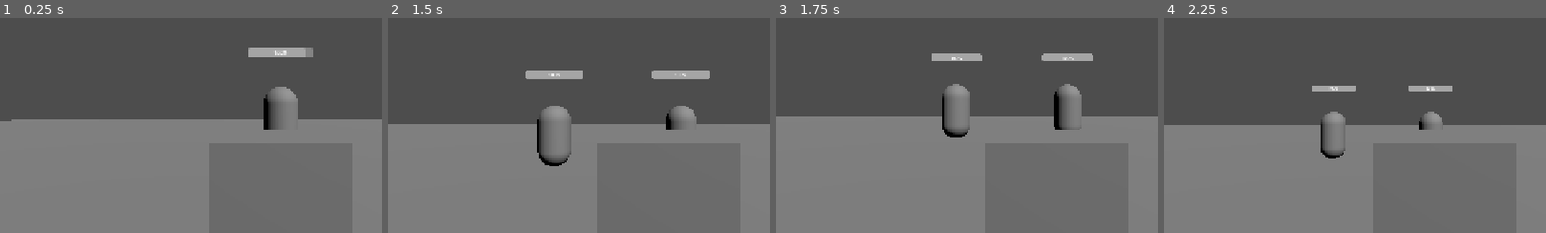
Above: before the commit, frames 1-4 (left to right).
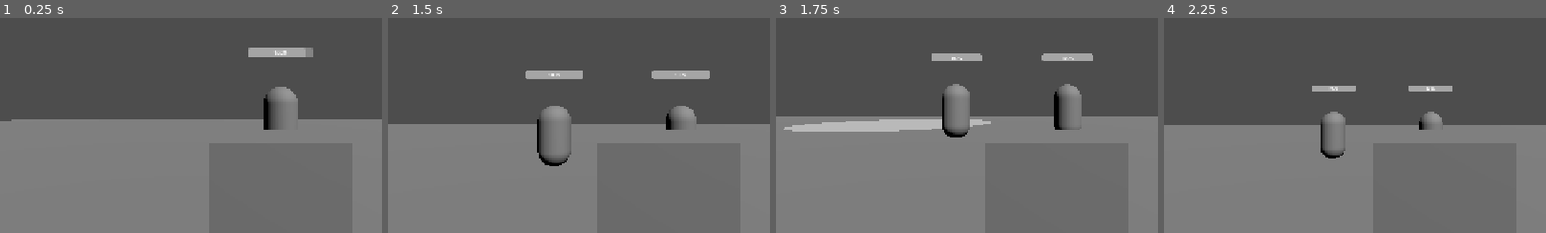
Above: after the commit, the same moments.

Repository: JonasRdeveloper/Mecanica-Basica-de-cura-individual-Godot-Engine
Game: Godot game, scene res://scr/cenas/Main.tscn
The game is run twice, just before and just after one commit, with the same random seed, the same clock (stepped at 60 frames per second) and the same inputs.
Inputs (mouse positions are % of the whole screen's width and height, from its top left):
- Up to frame 1 (0.25 s): no input
- Up to frame 2 (1.5 s): tap Enter at 0.5 s; move the mouse to (72, 45) at 0.52 s; hold D (mover_para_direita) 0.53-1.28 s; tap F at 0.6 s; click (72, 45) at 0.67 s; tap Space (ui_accept) at 0.77, 1.07 s; tap 1 at 0.8, 1.35 s; move the mouse to (30, 55) at 1.27 s; hold S (mover_para_tras) from 1.28 s (still down); click (30, 55) at 1.42 s
- Up to frame 3 (1.75 s): keep holding S (mover_para_tras); tap Space (ui_accept) at 1.52 s; tap 2 at 1.55 s
- Up to frame 4 (2.25 s): tap Space (ui_accept) at 1.82 s; move the mouse to (60, 28) at 2.02 s; release S (mover_para_tras) at 2.03 s; hold D (mover_para_direita) from 2.03 s (still down); tap 2 at 2.1 s; click (60, 28) at 2.17 s
The pictures show only the part of the screen within x 13-63%, y 30-80%; the shares and areas given below are measured in that part.

Frames 1-2 are identical in both runs. In frame 3, 2.0% of the frame differs, in the area x 2-57%, y 47-53%; in frame 4, nothing differs.

Commit message:
Cura em área de efeito concluído

Diff:
--- a/project.godot
+++ b/project.godot
@@ -91,3 +91,8 @@
 "events": [Object(InputEventKey,"resource_local_to_scene":false,"resource_name":"","device":-1,"window_id":0,"alt_press …(192 unchanged characters)…
 ]
 }
+
+[rendering]
+
+renderer/rendering_method="gl_compatibility"
+renderer/rendering_method.mobile="gl_compatibility"
--- /dev/null
+++ b/scr/cenas/AOEHealArea.tscn
@@ -0,0 +1,34 @@
+[gd_scene format=3 uid="uid://ciutmu2tikw8p"]
+
+[ext_resource type="Script" uid="uid://i4hj05nhn7y" path="res://scr/roteiros/aoe_heal_area.gd" id="1_lp53n"]
+[ext_resource type="PackedScene" uid="uid://gm8mive406v5" path="res://scr/cenas/gpu_particles_3d.tscn" id="2_xd2fl"]
+
+[sub_resource type="StandardMaterial3D" id="StandardMaterial3D_lp53n"]
+transparency = 1
+blend_mode = 1
+cull_mode = 2
+albedo_color = Color(1, 1, 1, 0.11372549)
+
+[sub_resource type="CylinderMesh" id="CylinderMesh_crva8"]
+material = SubResource("StandardMaterial3D_lp53n")
+top_radius = 5.0
+height = 0.1
+
+[sub_resource type="CylinderShape3D" id="CylinderShape3D_lp53n"]
+height = 0.1
+radius = 5.0
+
+[node name="AoeHealArea" type="Area3D" unique_id=253591162]
+script = ExtResource("1_lp53n")
+
+[node name="MeshInstance3D" type="MeshInstance3D" parent="." unique_id=536397231]
+mesh = SubResource("CylinderMesh_crva8")
+
+[node name="CollisionShape3D" type="CollisionShape3D" parent="." unique_id=1695456142]
+transform = Transform3D(1, 0, 0, 0, 1, 0, 0, 0, 1, 0, 0.06796229, 0)
+shape = SubResource("CylinderShape3D_lp53n")
+
+[node name="TimerCura" type="Timer" parent="." unique_id=427866667]
+
+[node name="GPUParticles3D" parent="." unique_id=2139900619 instance=ExtResource("2_xd2fl")]
+emitting = false
--- a/scr/cenas/Player.tscn
+++ b/scr/cenas/Player.tscn
@@ -1,6 +1,8 @@
 [gd_scene format=3 uid="uid://bfuv1wk2jq7i4"]
 
 [ext_resource type="Script" uid="uid://4pg1lfrj7b0a" path="res://scr/roteiros/sacerdote.gd" id="1"]
+[ext_resource type="PackedScene" uid="uid://ciutmu2tikw8p" path="res://scr/cenas/AOEHealArea.tscn" id="2_eklns"]
+[ext_resource type="PackedScene" uid="uid://msokqwswrg11" path="res://scr/cenas/aoe_heal_area_pre_visual.tscn" id="3_dwe4a"]
 
 [sub_resource type="BoxMesh" id="2"]
 
@@ -11,6 +13,8 @@
 
 [node name="Player" type="CharacterBody3D" unique_id=1332171786]
 script = ExtResource("1")
+cena_area_cura_aoe = ExtResource("2_eklns")
+cena_pre_visualizacao_aoe = ExtResource("3_dwe4a")
 
 [node name="Mesh" type="MeshInstance3D" parent="." unique_id=192639288]
 mesh = SubResource("2")
--- /dev/null
+++ b/scr/cenas/aoe_heal_area_pre_visual.tscn
@@ -0,0 +1,6 @@
+[gd_scene format=3 uid="uid://msokqwswrg11"]
+
+[ext_resource type="PackedScene" uid="uid://ciutmu2tikw8p" path="res://scr/cenas/AOEHealArea.tscn" id="1_fy10i"]
+
+[node name="AoeHealAreaPreVisual" unique_id=253591162 instance=ExtResource("1_fy10i")]
+script = null
--- /dev/null
+++ b/scr/cenas/gpu_particles_3d.tscn
@@ -0,0 +1,44 @@
+[gd_scene format=3 uid="uid://gm8mive406v5"]
+
+[ext_resource type="Texture2D" uid="uid://ko8yglse30g4" path="res://addons/kenney_particle_pack/circle_05.png" id="1_x5tpo"]
+
+[sub_resource type="Curve" id="Curve_trmbh"]
+_limits = [-1.0, 1.0, 0.0, 1.0]
+_data = [Vector2(0, -1), 0.0, 0.0, 0, 0, Vector2(0.24607804, 1), 0.0, 0.0, 0, 0, Vector2(0.35341364, -1), 0.0, 0.0, 0, 0, Vector2(0.50208646, 1), 0.0, 0.0, 0, 0, Vector2(0.6018762, -1), 0.0, 0.0, 0, 0, Vector2(0.75224334, 1), 0.0, 0.0, 0, 0, Vector2(1, -1), 0.0, 0.0, 0, 0]
+point_count = 7
+
+[sub_resource type="CurveTexture" id="CurveTexture_ecv2d"]
+curve = SubResource("Curve_trmbh")
+
+[sub_resource type="Curve" id="Curve_kum3e"]
+_data = [Vector2(0, 1), 0.0, 0.0, 0, 0, Vector2(1, 0), 0.0, 0.0, 0, 0]
+point_count = 2
+
+[sub_resource type="CurveTexture" id="CurveTexture_preoy"]
+curve = SubResource("Curve_kum3e")
+
+[sub_resource type="ParticleProcessMaterial" id="ParticleProcessMaterial_vmrfp"]
+emission_shape_offset = Vector3(0, 2.5, 0)
+emission_shape = 2
+emission_sphere_radius = 5.0
+gravity = Vector3(0, 9.8, 0)
+linear_accel_min = 45.979996
+linear_accel_max = 49.999996
+linear_accel_curve = SubResource("CurveTexture_ecv2d")
+scale_curve = SubResource("CurveTexture_preoy")
+
+[sub_resource type="ORMMaterial3D" id="ORMMaterial3D_uufvn"]
+transparency = 1
+blend_mode = 1
+shading_mode = 0
+albedo_texture = ExtResource("1_x5tpo")
+orm_texture = ExtResource("1_x5tpo")
+billboard_mode = 2
+
+[sub_resource type="QuadMesh" id="QuadMesh_0j06r"]
+material = SubResource("ORMMaterial3D_uufvn")
+
+[node name="GPUParticles3D" type="GPUParticles3D" unique_id=2139900619]
+amount = 50
+process_material = SubResource("ParticleProcessMaterial_vmrfp")
+draw_pass_1 = SubResource("QuadMesh_0j06r")
--- /dev/null
+++ b/scr/roteiros/aoe_heal_area.gd
@@ -0,0 +1,79 @@
+extends Area3D
+class_name AoeHealArea
+
+@export var cura_por_tick: float = 10.0      # Cura aplicada a cada intervalo
+@export var duracao_total: float = 5.0       # Tempo total que a área permanece ativa (em segundos)
+@export var intervalo_cura: float = 1.0      # Tempo entre cada aplicação de cura
+
+var alvos_dentro: Array[CharacterBody3D] = []  # Lista de camponeses dentro da área
+
+@onready var timer_cura: Timer = $TimerCura
+@onready var mesh_visual: MeshInstance3D = $MeshInstance3D  # Opcional, para fade out
+
+func _ready() -> void:
+	# Configura o timer de cura com base nos valores exportados
+	timer_cura.wait_time = intervalo_cura
+	timer_cura.timeout.connect(_aplicar_cura_tick)
+	timer_cura.start()
+
+	# Timer para destruir automaticamente a área após a duração total
+	var timer_destruicao: Timer = Timer.new()
+	add_child(timer_destruicao)
+	timer_destruicao.wait_time = duracao_total
+	timer_destruicao.one_shot = true
+	timer_destruicao.timeout.connect(queue_free)
+	timer_destruicao.start()
+
+	# Garante que há um material override (configure no editor para transparência Alpha)
+	if not mesh_visual.material_override:
+		var material = StandardMaterial3D.new()
+		material.transparency = BaseMaterial3D.TRANSPARENCY_ALPHA  # Ativa transparência
+		material.albedo_color = Color(1.0, 1.0, 1.0, 1.0)  # Exemplo: azul semi-transparente
+		mesh_visual.material_override = material
+
+	# Tween no alpha da cor albedo do material
+	var tween: Tween = create_tween()
+	tween.set_trans(Tween.TRANS_LINEAR).set_ease(Tween.EASE_IN)
+	tween.tween_property(mesh_visual.material_override, "albedo_color:a", 0.0, duracao_total)
+
+	# Conecta detecção de entrada e saída
+	body_entered.connect(_ao_entrar_corpo)
+	body_exited.connect(_ao_sair_corpo)
+
+	# Configurações de colisão: só detecta, não colide fisicamente
+	collision_layer = 0          # Não colide com nada
+	collision_mask = 1           # Detecta layer 1 (ajuste conforme suas camadas de colisão)
+
+func _ao_entrar_corpo(corpo: Node3D) -> void:
+	if corpo is CharacterBody3D and corpo.is_in_group("feridos") and not alvos_dentro.has(corpo):
+		alvos_dentro.append(corpo)
+		print("Camponês entrou na área de cura: ", corpo.name)
+
+func _ao_sair_corpo(corpo: Node3D) -> void:
+	if corpo is CharacterBody3D and alvos_dentro.has(corpo):
+		alvos_dentro.erase(corpo)
+		print("Camponês saiu da área de cura: ", corpo.name)
+
+func _aplicar_cura_tick() -> void:
+	for alvo in alvos_dentro:
+		var componente_saude: Health = _obter_componente_saude(alvo)
+		if componente_saude:
+			componente_saude.aplicar_cura(cura_por_tick)
+			print("Curou ", cura_por_tick, " de ", alvo.name)
+		else:
+			print("Alvo sem componente de Saúde: ", alvo.name)
+
+	# Reinicia o timer para o próximo tick
+	timer_cura.start()
+
+# Função auxiliar para encontrar o componente de saúde com segurança
+func _obter_componente_saude(alvo: CharacterBody3D) -> Health:
+	if alvo == null: return null
+
+	var comp = alvo.get_node_or_null("Health")
+	if comp == null:
+		for filho in alvo.get_children():
+			if filho is Health:
+				comp = filho
+				break
+	return comp
--- a/scr/roteiros/sacerdote.gd
+++ b/scr/roteiros/sacerdote.gd
@@ -1,47 +1,112 @@
 extends CharacterBody3D
 
-const SPEED: float = 5.0
-const JUMP_VELOCITY: float = 4.5
-var npc_selecionado: Node3D = null
+const VELOCIDADE = 5.0
+const VELOCIDADE_PULO = 4.5
 
-@onready var camera = $Camera3D
-@onready var space_state = get_world_3d().direct_space_state
+var npc_selecionado: CharacterBody3D = null
 
-func _unhandled_input(event):
+@onready var camera: Camera3D = $Camera3D
+@onready var estado_espaco: PhysicsDirectSpaceState3D = get_world_3d().direct_space_state
+
+# Variáveis para o sistema de Área de Cura AOE com posicionamento pelo mouse
+@export var cena_area_cura_aoe: PackedScene           # Cena da área real (com cura) - arraste ÁreaCuraAOE.tscn
+@export var cena_pre_visualizacao_aoe: PackedScene    # Cena da pré-visualização (apenas visual) - arraste PréVisualizaçãoCuraAOE.tscn
+
+var modo_posicionamento_aoe: bool = false
+var pre_visualizacao_instancia: Node3D = null
+
+func _ready() -> void:
+	pass  # Pode adicionar inicializações aqui se precisar
+
+func _unhandled_input(event: InputEvent) -> void:
+	# Seleção de NPC com clique esquerdo (fora do modo AOE)
 	if event is InputEventMouseButton and event.button_index == MOUSE_BUTTON_LEFT and event.pressed:
-		_selecionar_npc()
+		if modo_posicionamento_aoe:
+			_colocar_area_cura_aoe()
+		else:
+			_selecionar_npc()
 
-	# --- NOVO: Tecla F para causar Dano (Teste) ---
-	if event is InputEventKey and event.pressed and event.keycode == KEY_F:
-		_causar_dano_teste()
+	# Teclas de teste para dano e cura
+	if event is InputEventKey and event.pressed:
+		match event.keycode:
+			KEY_F:
+				_causar_dano_teste()
+			KEY_1:
+				_curar_alvo()
+			KEY_2:
+				_alternar_modo_posicionamento_aoe()
 
-	# Exemplo: Botão Direito para Curar (se já não tiver implementado)
-	if event is InputEventKey and event.pressed and event.keycode == KEY_1:
-		_curar_alvo()
+func _process(_delta: float) -> void:
+	# Atualiza a posição da pré-visualização enquanto o modo está ativo
+	if modo_posicionamento_aoe and pre_visualizacao_instancia:
+		var posicao_mouse = get_viewport().get_mouse_position()
+		var origem_ray = camera.project_ray_origin(posicao_mouse)
+		var fim_ray = origem_ray + camera.project_ray_normal(posicao_mouse) * 1000.0
 
-func _selecionar_npc():
+		var consulta_ray = PhysicsRayQueryParameters3D.create(origem_ray, fim_ray)
+		consulta_ray.collide_with_areas = false
+		consulta_ray.collide_with_bodies = true
+		consulta_ray.collision_mask = 1  # Ajuste para a layer do seu chão/terreno
+		consulta_ray.exclude = [self]
+
+		var resultado = estado_espaco.intersect_ray(consulta_ray)
+
+		if resultado and resultado.has("position"):
+			pre_visualizacao_instancia.global_position = resultado.position + Vector3(0, 0.1, 0)
+			pre_visualizacao_instancia.visible = true
+		else:
+			pre_visualizacao_instancia.visible = false
+
+func _physics_process(delta: float) -> void:
+	# Gravidade
+	if not is_on_floor():
+		velocity += get_gravity() * delta
+
+	# Pulo
+	if Input.is_action_just_pressed("ui_accept") and is_on_floor():
+		velocity.y = VELOCIDADE_PULO
+
+	# Movimento WASD
+	var input_dir = Input.get_vector("mover_para_esquerda", "mover_para_direita", "mover_para_frente", "mover_para_tras")
+	var direction = (transform.basis * Vector3(input_dir.x, 0, input_dir.y)).normalized()
+
+	if direction:
+		velocity.x = direction.x * VELOCIDADE
+		velocity.z = direction.z * VELOCIDADE
+	else:
+		velocity.x = move_toward(velocity.x, 0, VELOCIDADE)
+		velocity.z = move_toward(velocity.z, 0, VELOCIDADE)
+
+	move_and_slide()
+
+# ────────────────────────────────────────────────
+# Funções de Seleção e Interação com NPCs
+# ────────────────────────────────────────────────
+
+func _selecionar_npc() -> void:
 	var mouse_pos = get_viewport().get_mouse_position()
 	var ray_origin = camera.project_ray_origin(mouse_pos)
 	var ray_end = ray_origin + camera.project_ray_normal(mouse_pos) * 1000
+
 	var query = PhysicsRayQueryParameters3D.create(ray_origin, ray_end)
 	query.collide_with_areas = false
 	query.collide_with_bodies = true
 	query.exclude = [self]
-	var result = space_state.intersect_ray(query)
-	if result:
+
+	var result = estado_espaco.intersect_ray(query)
+
+	if result and result.collider is CharacterBody3D:
 		npc_selecionado = result.collider
 		print("NPC selecionado: ", npc_selecionado.name)
+	else:
+		npc_selecionado = null
+		print("Nenhum NPC selecionado.")
 
-# --- FUNÇÕES DE INTERAÇÃO COM A VIDA ---
+func _get_health_component(target: CharacterBody3D) -> Health:
+	if target == null:
+		return null
 
-# Função auxiliar para pegar o componente de vida com segurança
-func _get_health_component(target: Node) -> Health:
-	if target == null: return null
-
-	# Tenta pegar pelo nome "Health"
 	var comp = target.get_node_or_null("Health")
-
-	# Se não achar, procura nos filhos pelo TIPO da classe
 	if comp == null:
 		for child in target.get_children():
 			if child is Health:
@@ -49,36 +114,62 @@
 				break
 	return comp
 
-func _causar_dano_teste():
+func _causar_dano_teste() -> void:
 	if npc_selecionado:
 		var hp = _get_health_component(npc_selecionado)
 		if hp:
-			hp.receber_dano(25.0) # Tira 25 de vida
+			hp.receber_dano(25.0)
 			print("Causou 25 de dano em ", npc_selecionado.name)
 		else:
-			print("NPC selecionado não tem componente de Vida (Health)!")
+			print("NPC selecionado não tem componente de Saúde!")
 	else:
 		print("Nenhum NPC selecionado para causar dano.")
 
-func _curar_alvo():
+func _curar_alvo() -> void:
 	if npc_selecionado:
 		var hp = _get_health_component(npc_selecionado)
 		if hp:
-			hp.aplicar_cura(20.0) # Cura 20 de vida
-			print("Curou ", npc_selecionado.name)
+			hp.aplicar_cura(20.0)
+			print("Curou 20 de ", npc_selecionado.name)
+		else:
+			print("NPC selecionado não tem componente de Saúde!")
+	else:
+		print("Nenhum NPC selecionado para curar.")
 
-# ... (Mantenha o _physics_process igual estava)
-func _physics_process(delta):
-	if not is_on_floor():
-		velocity += get_gravity() * delta
-	if Input.is_action_just_pressed("ui_accept") and is_on_floor():
-		velocity.y = JUMP_VELOCITY
-	var input_dir = Input.get_vector("mover_para_esquerda", "mover_para_direita", "mover_para_frente", "mover_para_tras")
-	var direction = (transform.basis * Vector3(input_dir.x, 0, input_dir.y)).normalized()
-	if direction:
-		velocity.x = direction.x * SPEED
-		velocity.z = direction.z * SPEED
+# ────────────────────────────────────────────────
+# Sistema de Área de Cura AOE com Posicionamento
+# ────────────────────────────────────────────────
+
+func _alternar_modo_posicionamento_aoe() -> void:
+	modo_posicionamento_aoe = not modo_posicionamento_aoe
+
+	if modo_posicionamento_aoe:
+		if not cena_pre_visualizacao_aoe:
+			print("Cena de pré-visualização AOE não configurada no Inspetor!")
+			modo_posicionamento_aoe = false
+			return
+
+		pre_visualizacao_instancia = cena_pre_visualizacao_aoe.instantiate()
+		get_tree().current_scene.add_child(pre_visualizacao_instancia)
+		pre_visualizacao_instancia.visible = true
+		print("Modo de posicionamento AOE ativado! Mire com o mouse e clique esquerdo para colocar.")
 	else:
-		velocity.x = move_toward(velocity.x, 0, SPEED)
-		velocity.z = move_toward(velocity.z, 0, SPEED)
-	move_and_slide()
+		if pre_visualizacao_instancia:
+			pre_visualizacao_instancia.queue_free()
+			pre_visualizacao_instancia = null
+		print("Modo de posicionamento AOE desativado.")
+
+func _colocar_area_cura_aoe() -> void:
+	if not cena_area_cura_aoe or not pre_visualizacao_instancia:
+		print("Não é possível colocar a área AOE no momento.")
+		return
+
+	var instancia_area = cena_area_cura_aoe.instantiate()
+	get_tree().current_scene.add_child(instancia_area)
+	instancia_area.global_position = pre_visualizacao_instancia.global_position
+	instancia_area.get_node("GPUParticles3D").set_emitting(true)
+
+	print("Área de Cura AOE colocada em: ", instancia_area.global_position)
+
+	# Sai automaticamente do modo após colocar
+	_alternar_modo_posicionamento_aoe()
Not shown, added: addons/kenney_particle_pack/LICENSE.txt
Binary file added: addons/kenney_particle_pack/circle_01.png
Not shown, added: addons/kenney_particle_pack/circle_01.png.import
Binary file added: addons/kenney_particle_pack/circle_02.png
Not shown, added: addons/kenney_particle_pack/circle_02.png.import
Binary file added: addons/kenney_particle_pack/circle_03.png
Not shown, added: addons/kenney_particle_pack/circle_03.png.import
Binary file added: addons/kenney_particle_pack/circle_04.png
Not shown, added: addons/kenney_particle_pack/circle_04.png.import
Binary file added: addons/kenney_particle_pack/circle_05.png
Not shown, added: addons/kenney_particle_pack/circle_05.png.import
Binary file added: addons/kenney_particle_pack/dirt_01.png
(and 182 more such lines)
